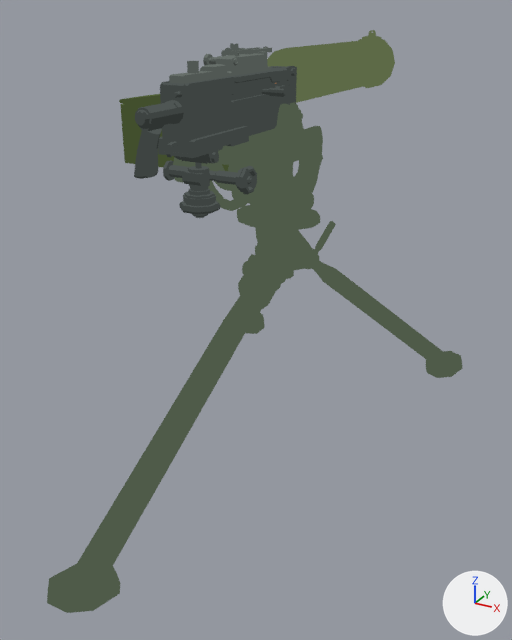
Two versions of the Blender file ArtSource/HeavyMachineGuns/output/M1917/model.blend, one commit apart.
One viewpoint serves both versions: a 50 mm lens placed at (2.49, -4.87, 1.53), pointed at (0.07, -0.48, -0.66). The lights are fixed; the arrows at lower right show +X, +Y and +Z. The picture after the commit comes second.

In view in the first picture: 'Circle.007 / gun', 'Circle.007 / mount'.
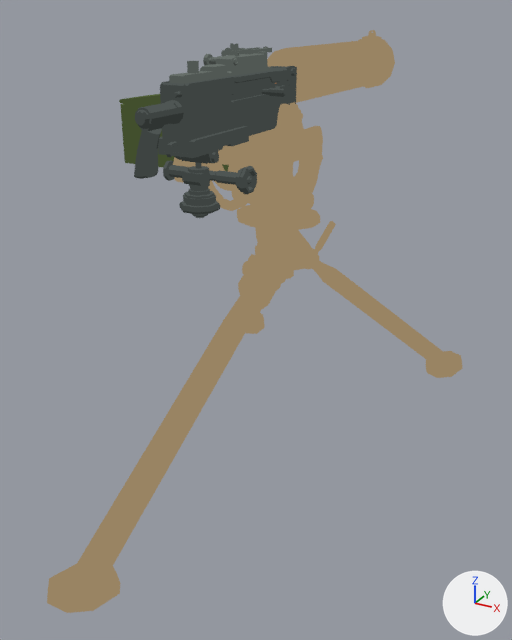
Where the change shows, as pixel boxes [x1, y1, x2, y2] in the pictures (512 x 640 px):
'Circle.007 / mount', recoloured: [47, 102, 463, 613] in both
part 1 of me_circle_007_gun, recoloured (dark green to brown): [267, 30, 395, 103] in both

The change, as a diff of the scene's bpy script:
```diff
--- a/ArtSource/HeavyMachineGuns/output/M1917/model.blend.py
+++ b/ArtSource/HeavyMachineGuns/output/M1917/model.blend.py
@@ mat_mount_top @@
 mat_mount_top = emission_material('mount_top')
-mat_mount_top.base_color = (0.0782, 0.105, 0.0666)  # greyish green #4f5b49
+mat_mount_top.base_color = (0.319, 0.231, 0.125)  # brown #998463
@@ mat_fde_top @@
+mat_fde_top = emission_material('fde_top')
+mat_fde_top.base_color = (0.319, 0.231, 0.125)  # brown #998463
@@ me_circle_007_gun @@
 me_circle_007_gun.from_pydata(...)  # 10427 vertices, 10065 faces; spans x -1.28..0.35, y -1.72..2.12, z 0.29..1.35
 # used by ob_circle_007___gun; location = (0.0, 0.0, 0.0)
+# me_circle_007_gun part 1: all 273 faces that had it switch from mat_olive_top (dark green #5d6a47) to mat_fde_top (brown #998463)
 me_circle_007_gun.materials.append(mat_metal_top)
```
